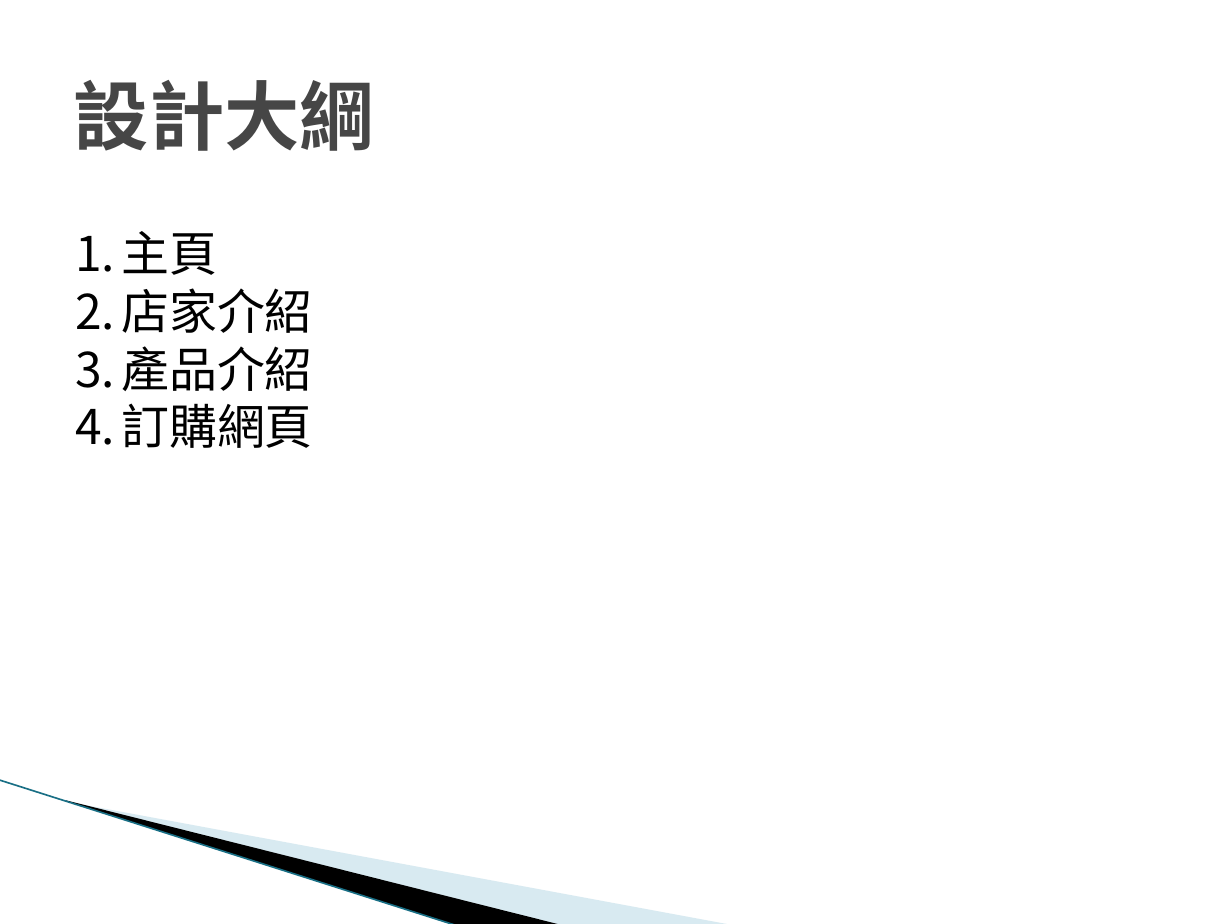
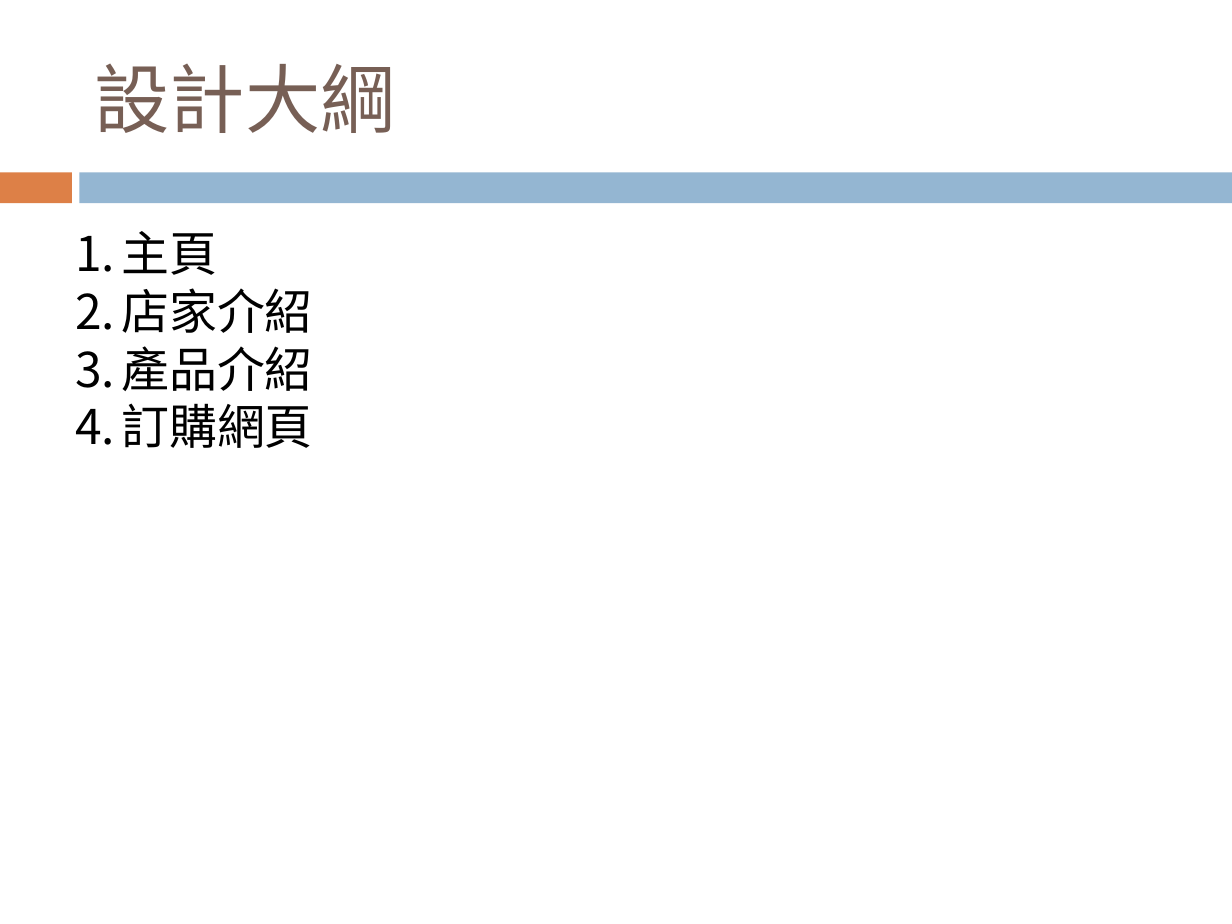
Before and after one commit to lebicol1869/1091-1N-final-209440451, a slide deck: slide 3 of 期末進度報告.pptx. Drawn at 1232x924 pixels with LibreOffice and Linux fonts; fonts in the diff are those of the drawing; background and template pictures are left out. Boxes give left, top, right and bottom in pixels: in the first picture for what was removed or moved away, otherwise in the second. Text is boxed around its words. In the diff, an @@ line names an element or a change of style, - is before the commit and + after.

```diff
--- a/期末進度報告.pptx
+++ b/期末進度報告.pptx
@@ title "設計大綱": place and size @@
-title "設計大綱" at <box>74,80,375,151</box>
+title "設計大綱" at <box>95,64,396,133</box>
@@ title "設計大綱" at <box>95,64,396,133</box>: font DejaVu Sans Mono to Cabin, text colour #464646 to #775F55, bold off @@
@@ rectangle added at <box>0,172,71,203</box>, fill #DD8047 @@
@@ rectangle added at <box>80,172,1232,203</box>, fill #94B6D2 @@
@@ line removed from (0, 780) to (457, 924) @@
@@ freeform shape removed at <box>65,800,563,924</box> @@
@@ freeform shape removed at <box>68,801,733,924</box> @@
```
Also in this commit, not shown: 2 other slides changed, 8 slides added, 3 slides removed, 8 other files.
